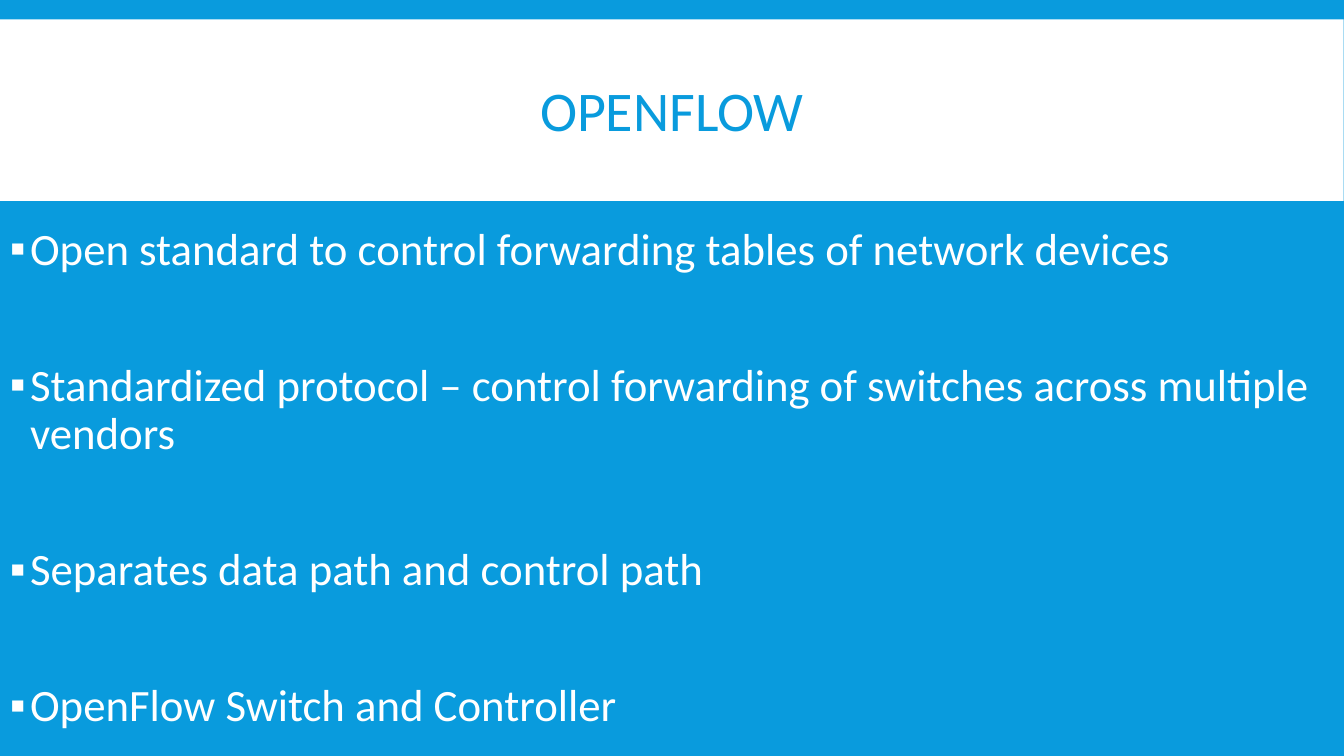
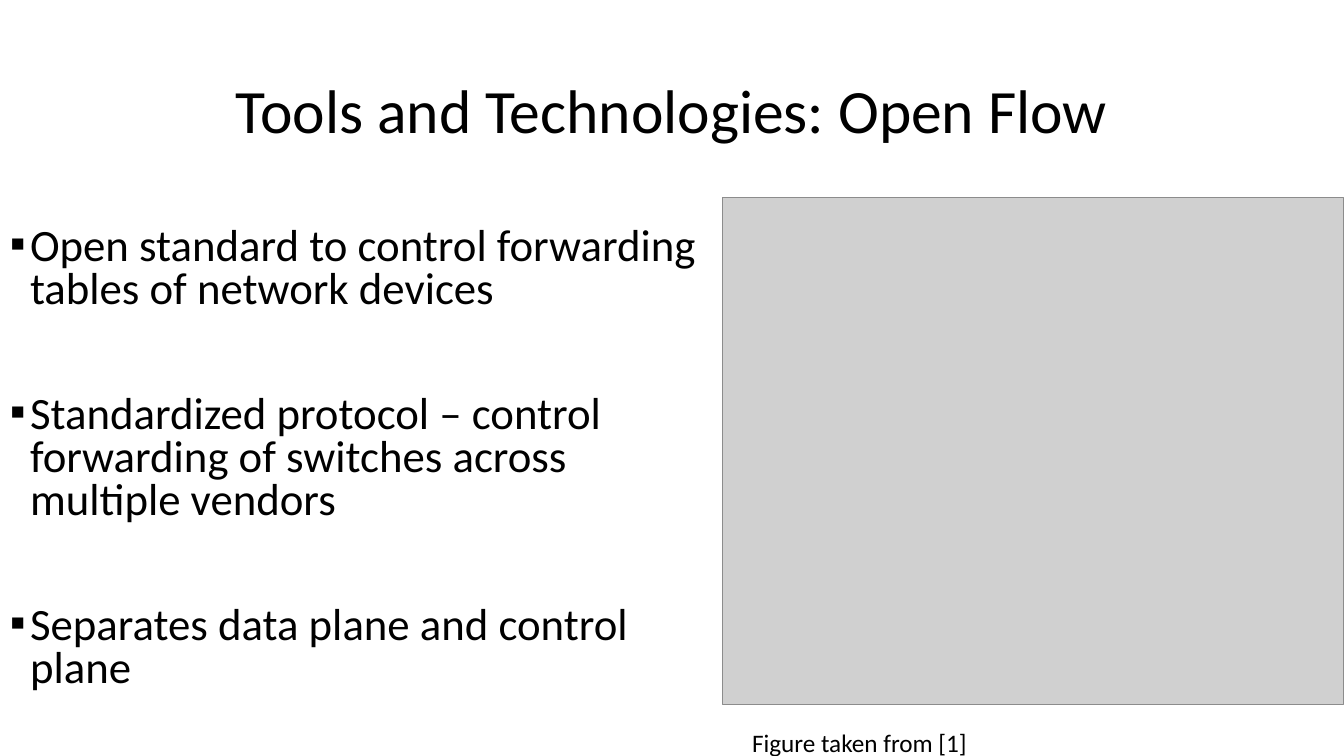
Before and after one commit to BU-NU-CLOUD-SP16/Network-Programmability-as-a-Service, a slide deck: slide 8 of Demo_1.pptx (slide 6 before the commit). Drawn at 1344x756 pixels with LibreOffice and Linux fonts; fonts in the diff are those of the drawing; grey boxes stand for pictures. Boxes give left, top, right and bottom in pixels: in the first picture for what was removed or moved away, otherwise in the second. Text is boxed around its words. In the diff, an @@ line names an element or a change of style, - is before the commit and + after.

Commit message:
Made changes in design,added and modified slides

```diff
--- a/Demo_1.pptx
+++ b/Demo_1.pptx
@@ background #099BDD to #FFFFFF @@
@@ rectangle removed at <box>0,19,1344,201</box> @@
@@ title at <box>236,90,1107,144</box>: text changed; size 40 to 44 pt; text colour #099BDD to #000000 @@
-OPENFLOW
+Tools and Technologies: Open Flow
@@ picture added at <box>722,198,1344,705</box> @@
@@ text at <box>30,230,696,523</box>: text colour #FFFFFF to #000000 in "Open standard to control forwarding tables of ...", "Standardized protocol – control forwarding of switches ..."; line spacing 0.9 to 0.8; bullet colour #FFFFFF to #000000 @@
@@ text at <box>30,609,628,691</box>: text changed; text colour #FFFFFF to #000000 @@
-▪ Separates data path and control path
-▪ OpenFlow Switch and Controller
+▪ Separates data plane and control plane
@@ text added at <box>752,733,966,756</box>, 18 pt, text #000000 @@
+Figure taken from [1]
```
Also in this commit, not shown: 11 other slides changed, 10 slides added, 5 slides removed.
